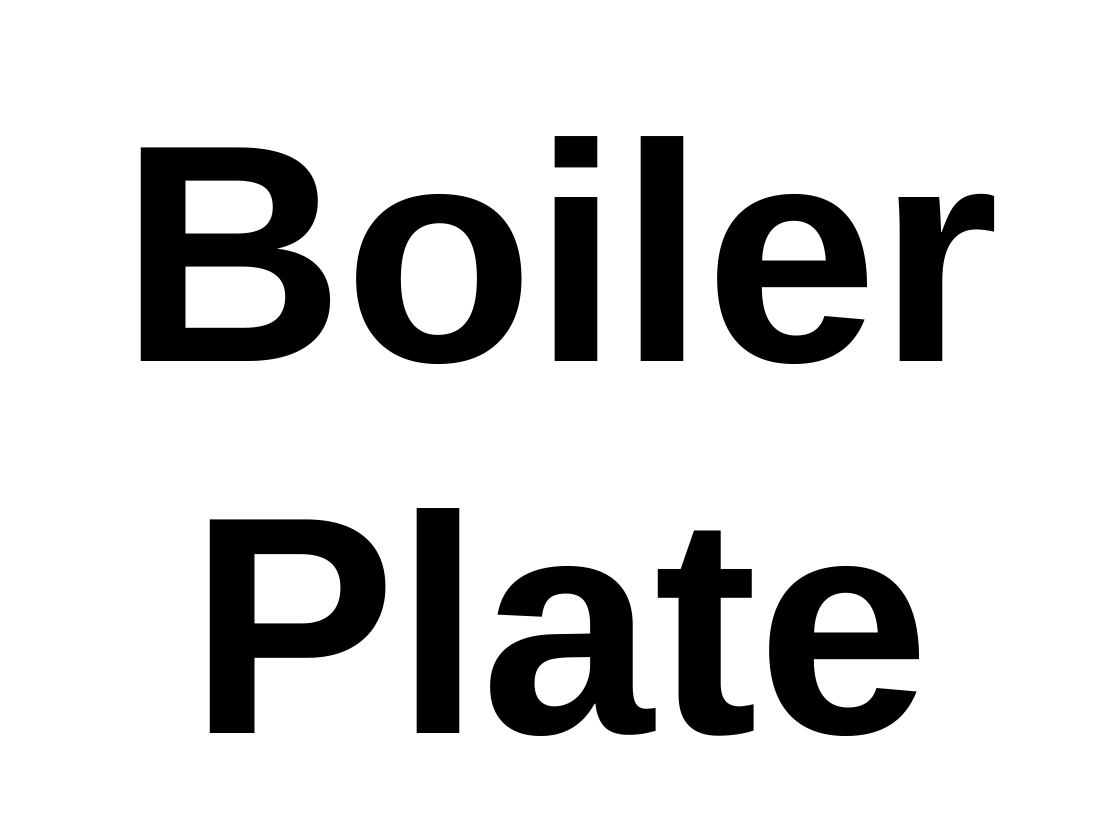
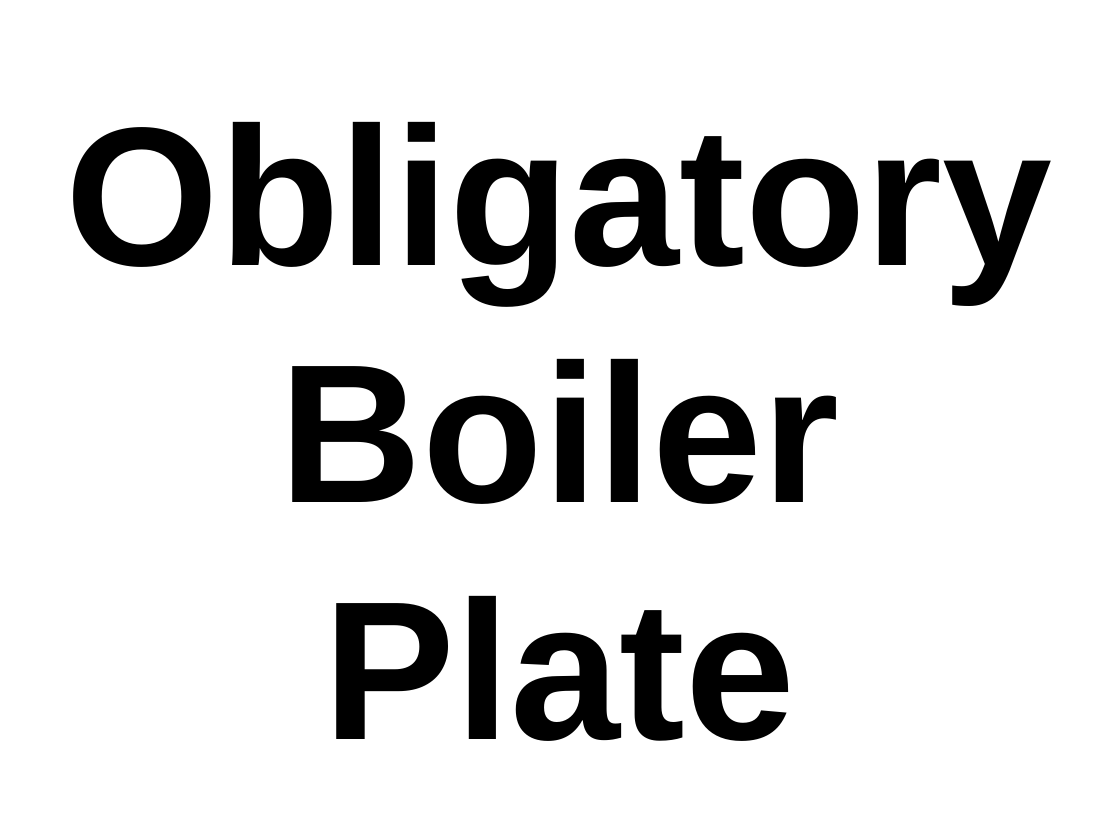
Before and after one commit to thewoolleyman/ci_for_the_rails_guy_or_gal, a slide deck: slide 2 of presentation/ci_for_the_web_2.0_guy_or_gal.odp. Drawn at 1120x840 pixels with LibreOffice and Linux fonts; fonts in the diff are those of the drawing. Boxes give left, top, right and bottom in pixels: in the first picture for what was removed or moved away, otherwise in the second. Text is boxed around its words. In the diff, an @@ line names an element or a change of style, - is before the commit and + after.

Commit message:
boilerplate

```diff
--- a/presentation/ci_for_the_web_2.0_guy_or_gal.odp
+++ b/presentation/ci_for_the_web_2.0_guy_or_gal.odp
@@ title at bbox=[66, 122, 1053, 741]: text changed; size 220 to 140 pt @@
-Boiler
-Plate
+Obligatory
+Boiler
+Plate
```
Also in this commit, not shown: 1 other slide changed.
